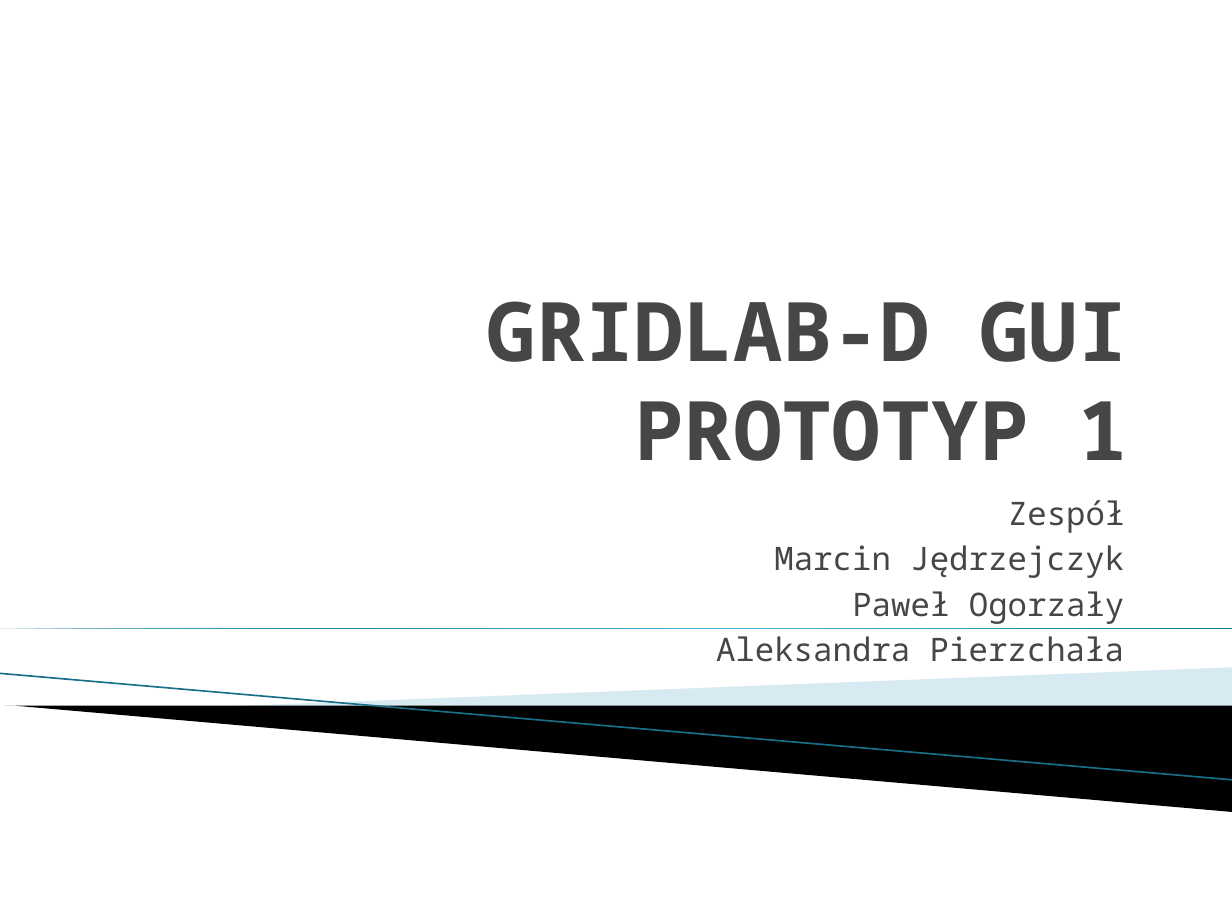
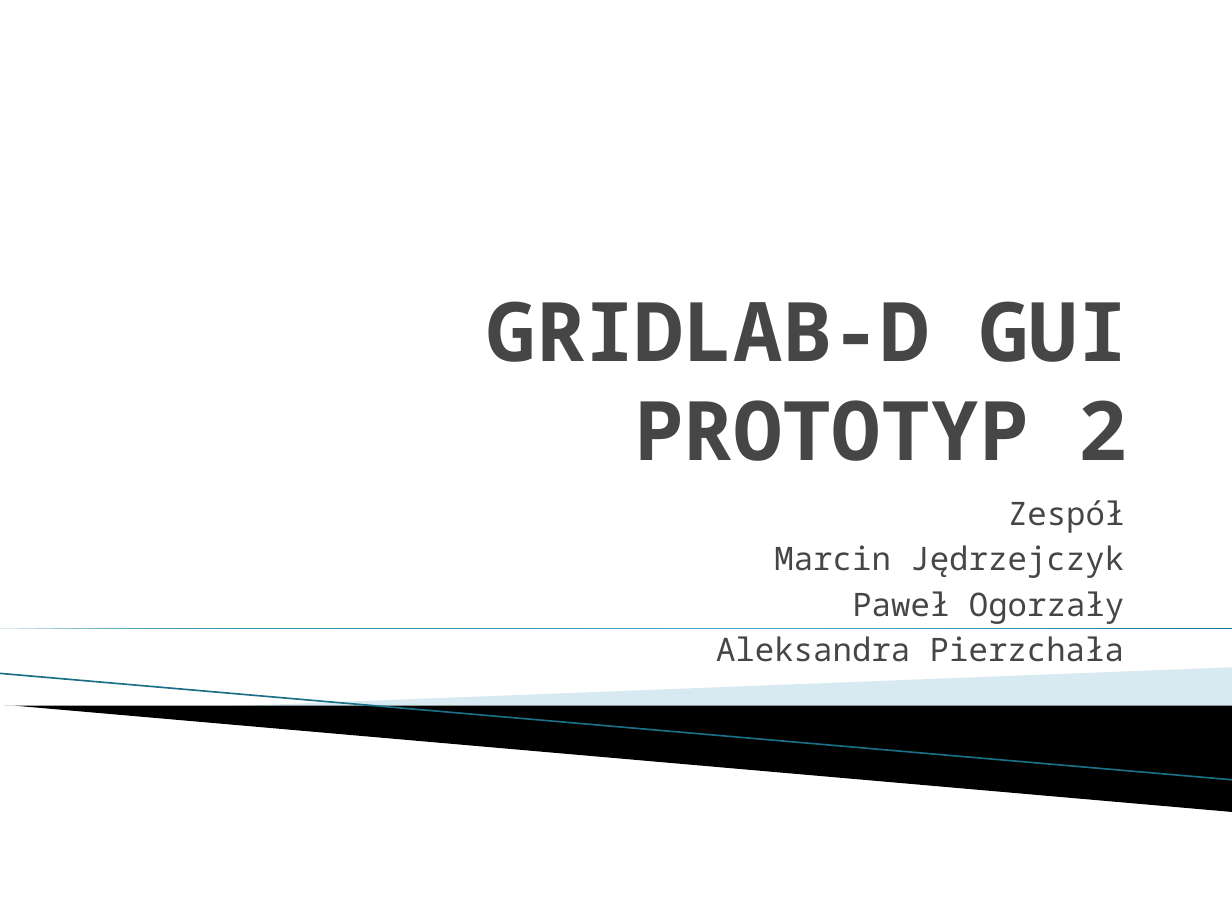
Before and after one commit to Dylek/SP_gridlab-D_GUI, a slide deck: slide 1 of prototyp 2.pptx. Drawn at 1232x924 pixels with LibreOffice and Linux fonts; fonts in the diff are those of the drawing; background and template pictures are left out. Boxes give left, top, right and bottom in pixels: in the first picture for what was removed or moved away, otherwise in the second. Text is boxed around its words. In the diff, an @@ line names an element or a change of style, - is before the commit and + after.

```diff
--- a/prototyp 2.pptx
+++ b/prototyp 2.pptx
@@ title at (487,301,1128,461): text changed @@
-GRIDLAB-D GUI
-PROTOTYP 1
+GRIDLAB-D GUI
+PROTOTYP 2
```
Also in this commit, not shown: 5 other slides changed, 7 slides added, 12 slides removed.
